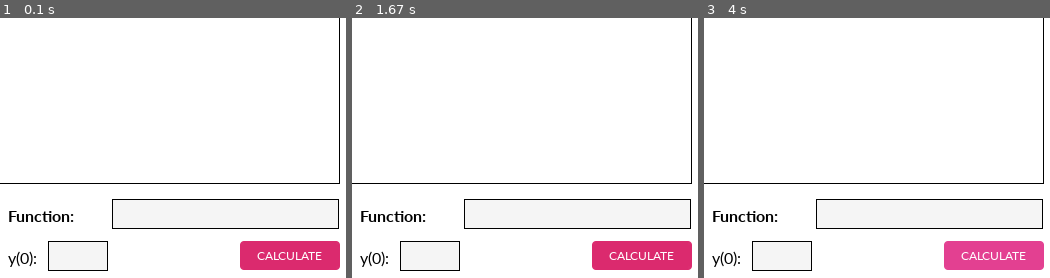
Above: before the commit, frames 1-3 (left to right).
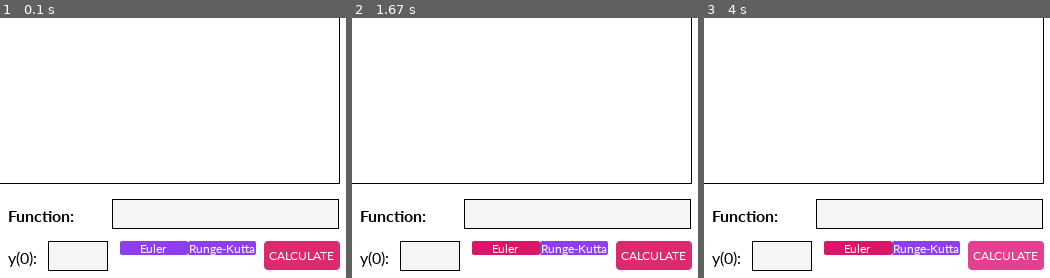
Above: after the commit, the same moments.

Repository: nakamarusun/CompMathIVPSem2
Game: pygame game, started from src/Main.py
The game is run twice, just before and just after one commit, with the same random seed, the same clock (stepped at 60 frames per second) and the same inputs.
Inputs (mouse positions are % of the whole screen's width and height, from its top left):
- Up to frame 1 (0.1 s): no input
- Up to frame 2 (1.67 s): click (72, 94) at 0.38 s; click (43, 88) at 0.72 s; tap Space at 1, 1.33 s
- Up to frame 3 (4 s): hold Right 1.67-2.13 s; hold Left 2.67-3.2 s; click (94, 96) at 3.72 s
The pictures show only the part of the screen within x 50-100%, y 50-100%; the shares and areas given below are measured in that part.

The runs differ from the first frame. In frame 1, 2.9% of the frame differs, in the area x 34-97%, y 85-97%; in frame 2, 2.9%; in frame 3, 2.9%.

Commit message:
Added toggle button to GUI:

Diff:
--- a/src/Pygame/MathRoom.py
+++ b/src/Pygame/MathRoom.py
@@ -77,7 +77,13 @@
 
         # Calculate Button
         self.interactableList.append(Button(lambda : print("Calculated"),
-         GVar.mainScreenBuffer, [GVar.resolution[0] * 0.8, GVar.resolution[1] * 0.91 - 9], "CALCULATE", GVar.defFont, [GVar.resolution[0] * 0.125, 29], (219, 42, 110), True, (227, 64, 145)))
+         GVar.mainScreenBuffer, [GVar.resolution[0] * 0.83, GVar.resolution[1] * 0.91 - 9], "CALCULATE", GVar.defFont, [GVar.resolution[0] * 0.095, 29], (219, 42, 110), True, (227, 64, 145)))
+
+        # Toggle buttons for calculation Methods
+        self.interactableList.append(ToggleButton(lambda : print("Calculated"),
+         GVar.mainScreenBuffer, [GVar.resolution[0] * 0.65, GVar.resolution[1] * 0.91 - 9], "Euler", GVar.defFont, [GVar.resolution[0] * 0.085, 29/2], (144, 62, 237), True, (116, 57, 227), (219, 22, 104)))
+        self.interactableList.append(ToggleButton(lambda : print("Calculated"),
+         GVar.mainScreenBuffer, [GVar.resolution[0] * 0.65 + GVar.resolution[0] * 0.085, GVar.resolution[1] * 0.91 - 9], "Runge-Kutta", GVar.defFont, [GVar.resolution[0] * 0.085, 29/2], (144, 62, 237), True, (116, 57, 227), (219, 22, 104)))
 
 
 
